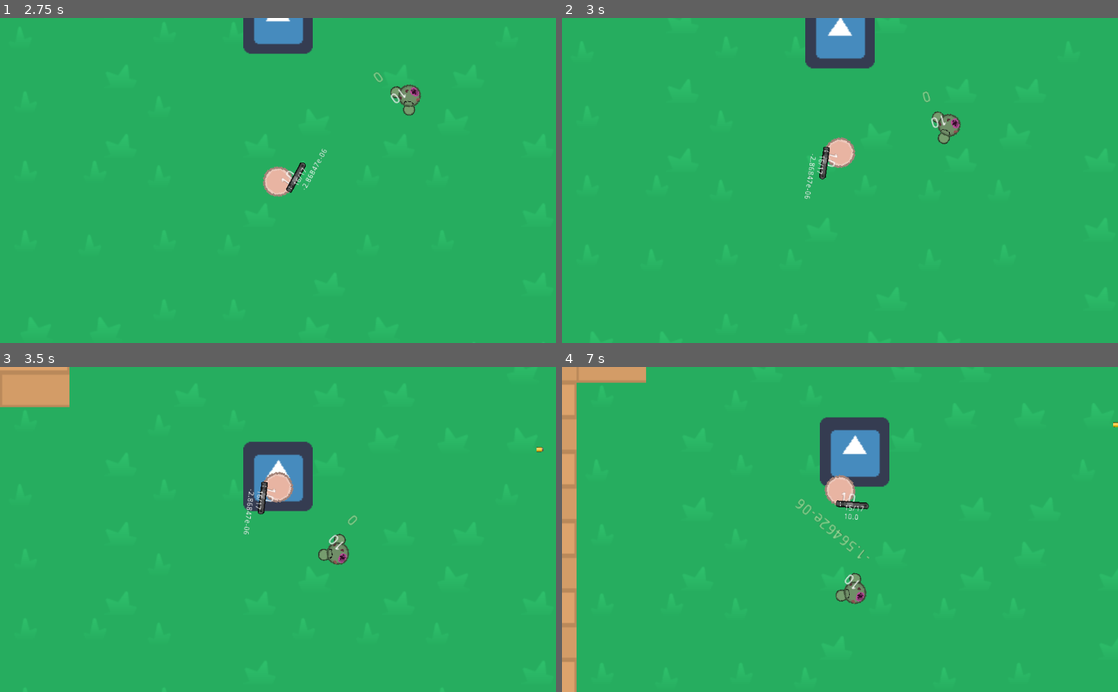
Above: before the commit, frames 1-4 (two rows, left to right).
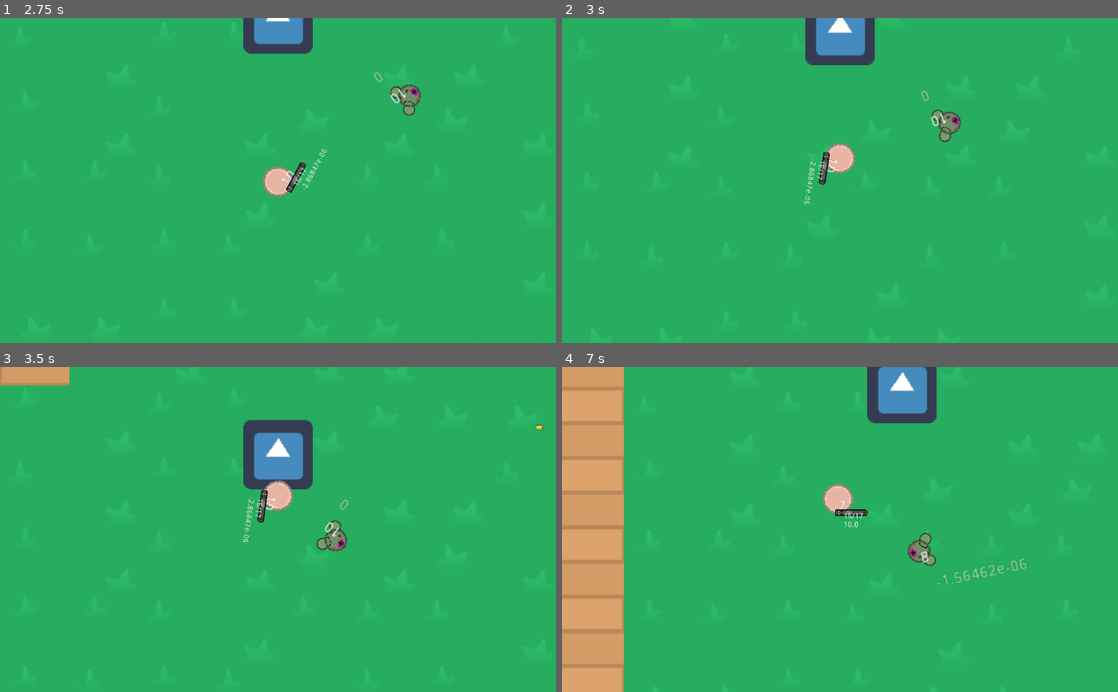
Above: after the commit, the same moments.

Repository: Panda248/Hu-Yang-Yoyale
Game: Godot game, scene res://World.tscn
Two runs of this game, one before a commit and one after it. Both use one fixed random seed, a clock stepped at 60 frames per second and the inputs below. The engine's default icon, where the game draws it, is replaced by a stand-in: a white triangle on a blue panel in a dark square.
Inputs (mouse positions are in pixels of both pictures, inside the frame that each line leads up to):
- Up to frame 1 (2.75 s): tap Enter at 0.5 s; move the mouse to (400, 164) at 0.52 s; hold E (game_switch_weapon_right) 0.53-1.28 s; click (400, 164) at 0.6 s; tap Space at 1.25 s; move the mouse to (166, 196) at 1.27 s; hold Down (ui_down) 1.28-2.03 s; right-click (166, 196) at 1.35 s; move the mouse to (333, 109) at 2.02 s; hold E (game_switch_weapon_right) from 2.03 s (still down); click (333, 109) at 2.1 s
- Up to frame 2 (3 s): move the mouse to (812, 245) at 2.77 s; release E (game_switch_weapon_right) at 2.78 s; hold Up (ui_up) from 2.78 s (still down); right-click (812, 245) at 2.85 s
- Up to frame 3 (3.5 s): keep holding Up (ui_up)
- Up to frame 4 (7 s): move the mouse to (1006, 578) at 3.52 s; release Up (ui_up) at 3.53 s; hold Q (game_switch_weapon_left) 3.53-5.03 s; click (1006, 578) at 3.6 s; move the mouse to (673, 480) at 4.27 s; right-click (673, 480) at 4.35 s; move the mouse to (867, 529) at 5.02 s; hold Down (ui_down) 5.03-5.78 s; click (867, 529) at 5.1 s; move the mouse to (756, 448) at 5.77 s; hold E (game_switch_weapon_right) 5.78-6.53 s; right-click (756, 448) at 5.85 s; move the mouse to (962, 513) at 6.52 s; hold Up (ui_up) from 6.53 s (still down); click (962, 513) at 6.6 s

Frame 1 is identical in both runs. In frame 2, 1.2% of the frame differs, in the area x 43-72%, y 0-58%; in frame 3, 4.1%; in frame 4, 15%, in the area x 0-100%, y 0-100%.

Commit message:
weapon affects speed

Diff:
--- a/Fists.tscn
+++ b/Fists.tscn
@@ -123,6 +123,7 @@
 reserveClips = -1
 knockbackMultiplier = 100
 alertRadius = 100
+weaponPen = 0
 
 [node name="HitBox" type="Area2D" parent="."]
 script = ExtResource( 1 )
--- a/Pistol.tscn
+++ b/Pistol.tscn
@@ -18,6 +18,7 @@
 reloadTimeFrames = 260
 fireRate = 55
 knockbackMultiplier = 100
+weaponWeight = 1
 Bullet = ExtResource( 3 )
 
 [node name="BarrelEnd" type="Position2D" parent="."]
--- a/scripts/Player.gd
+++ b/scripts/Player.gd
@@ -26,6 +26,9 @@
 	input_action()
 
 	direction = direction.normalized();
+
+	velocity = 200 - 40 * $Equipped.get_child(0).getWeight()
+	print(velocity)
 	move_and_slide(direction * velocity * delta*60);
 	pass
 
--- a/scripts/Weapon.gd
+++ b/scripts/Weapon.gd
@@ -10,6 +10,17 @@
 export var knockbackMultiplier := 0
 export var alertRadius := 1000
 
+enum WEAPON_WEIGHT {
+	NONE = 0, LIGHT = 1, MEDIUM = 2, HEAVY = 3
+}
+
+enum WEAPON_PENETRATION {
+	NONE = 0, LOW = 1, NORMAL = 2, HIGH = 3
+}
+
+export var weaponWeight = WEAPON_WEIGHT.NONE;
+export var weaponPen = WEAPON_PENETRATION.LOW;
+
 var shotTimeStamp = fireRate*-1
 var reloadAndShootDelay = 0
 
@@ -19,6 +30,9 @@
 	elif(currentClip == 0 && reserveClips > 0):
 		currentClip = clip
 		reserveClips -= 1
+
+func getWeight():
+	return weaponWeight;
 
 func primaryFire():
 	pass
